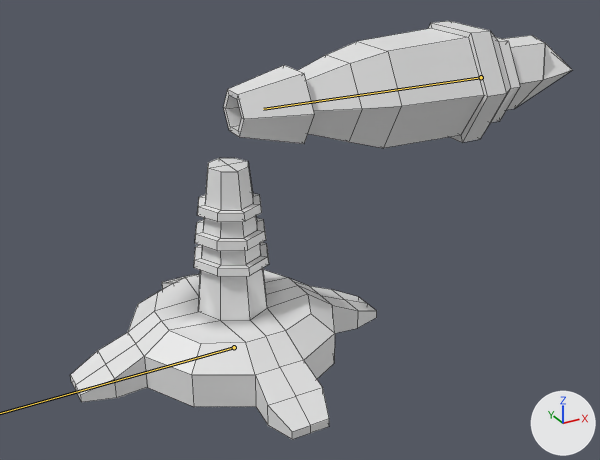
One commit to the FBX model Tower Defense/Assets/Art/3D/Turrets/Ice turrets/Ice Ray/Ice Ray Turret.fbx: the scene before it, then after it.
Both versions are drawn from a 50 mm camera at (-0.38, -0.871, 0.584) aimed at (0.101, 0.003, 0.147). The lights are fixed; the arrows at lower right show +X, +Y and +Z. Both versions are drawn at frame 1 of the action 'Armature.004|Ice ray 2'; the numbers are the values there. The bones that bend it are drawn over the model as lines. Mesh edges are drawn as thin lines.

In view in the first picture: 'Cylinder.004', 'Roundcube.006'.
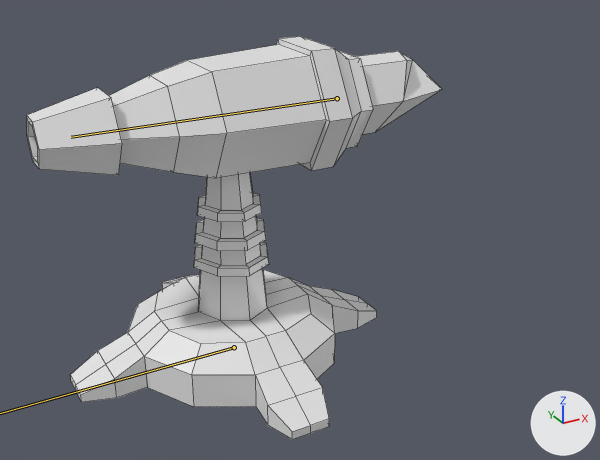
Location of each change, (x1, y1, x2, y2) in pixels of the pictures (600 x 460 px):
'Cylinder.004', posed (19% wider, 12% taller)
    before: (223, 21, 572, 148)
    after: (27, 36, 442, 178)
bone 'Bone.001', root to tip
    before: (481, 77) to (263, 109)
    after: (337, 98) to (71, 137)

The change in detail:
Bone 'Bone.001' (bone_bone_001) moves from (0.0, -0.2809, 0.0) to (0.0, -0.0505, 0.0).
